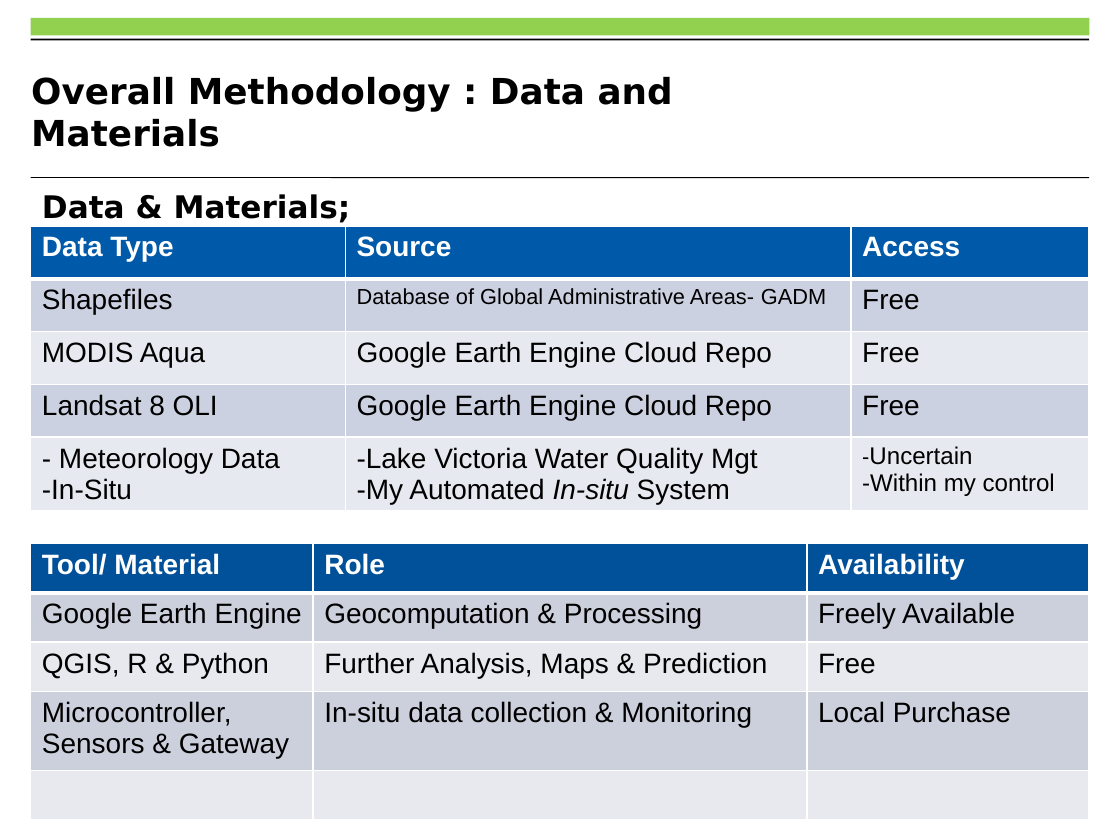
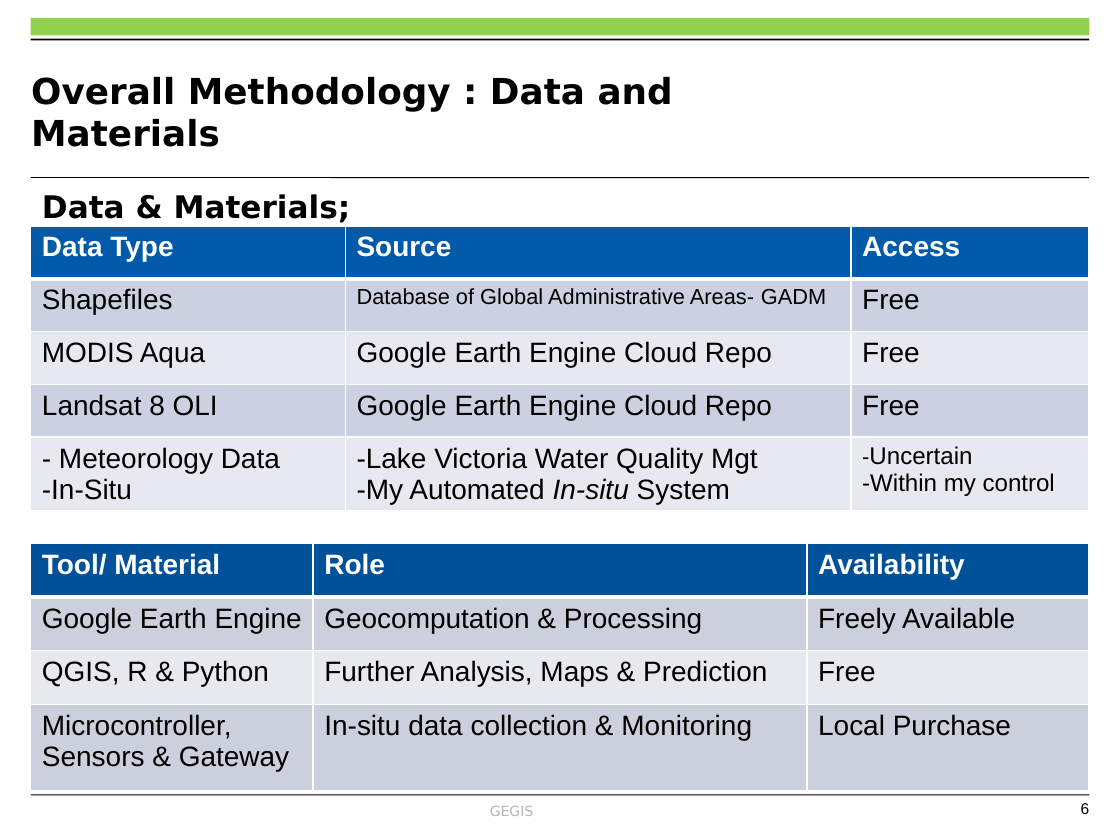
Before and after one commit to OkomoJacob/FinalYearProject, a slide deck: slide 6 of MY PRESENTATION.pptx. Drawn at 1120x840 pixels with LibreOffice and Linux fonts; fonts in the diff are those of the drawing; background and template pictures are left out. Boxes give left, top, right and bottom in pixels: in the first picture for what was removed or moved away, otherwise in the second. Text is boxed around its words. In the diff, an @@ line names an element or a change of style, - is before the commit and + after.

```diff
--- a/MY PRESENTATION.pptx
+++ b/MY PRESENTATION.pptx
@@ table at (x1=30, y1=543, x2=1089, y2=790) @@
-row 5:  |  | 
```
Also in this commit, not shown: 2 other slides changed, 3 other files.
